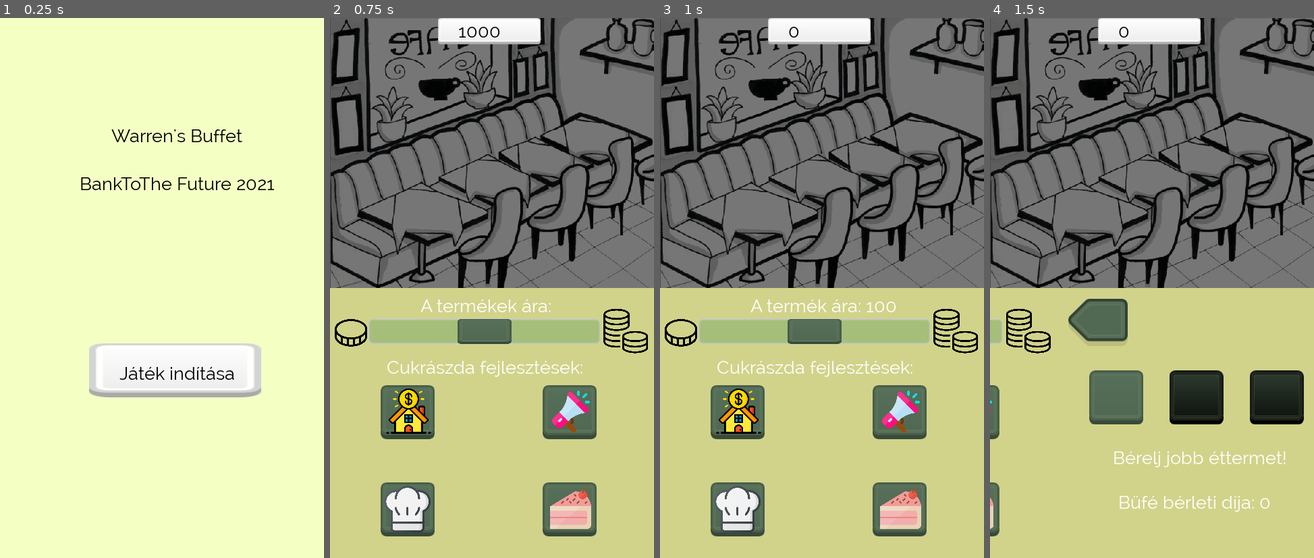
Above: before the commit, frames 1-4 (left to right).
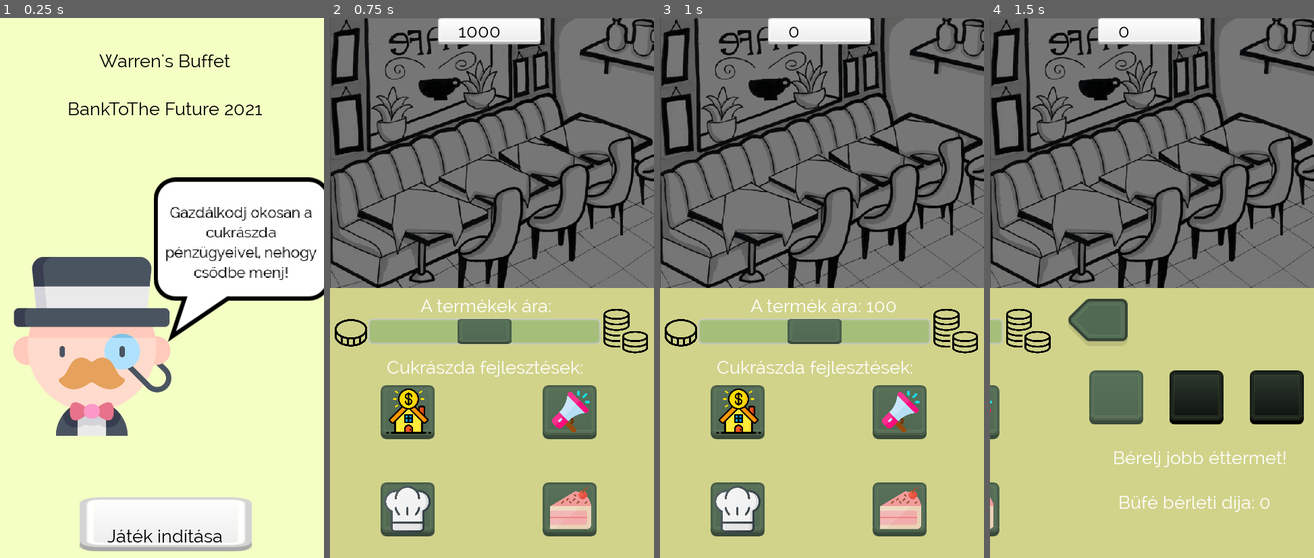
Above: after the commit, the same moments.

Repository: Balint197/BankToTheFuture2021
Game: Godot game, scene res://menu.tscn
The game is run twice, just before and just after one commit, with the same random seed, the same clock (stepped at 60 frames per second) and the same inputs.
Inputs (mouse positions are in pixels of both pictures, inside the frame that each line leads up to; where the layout moved, square brackets give the same spot in the first picture):
- Up to frame 1 (0.25 s): no input
- Up to frame 2 (0.75 s): click (495, 536) [504, 379] at 0.5 s
- Up to frame 3 (1 s): no input
- Up to frame 4 (1.5 s): click (1067, 412) at 1.25 s

The runs differ from the first frame. In frame 1, 34% of the frame differs, in the area x 3-100%, y 6-99%; in frame 2, nothing differs; in frame 3, nothing differs; in frame 4, nothing differs.

Commit message:
exe, menu

Diff:
--- a/menu.tscn
+++ b/menu.tscn
@@ -1,9 +1,16 @@
-[gd_scene load_steps=5 format=2]
+[gd_scene load_steps=9 format=2]
 
 [ext_resource path="res://assets/fonts/title.tres" type="DynamicFont" id=1]
 [ext_resource path="res://assets/buttons/whiteoff.png" type="Texture" id=2]
 [ext_resource path="res://assets/buttons/whiteon.png" type="Texture" id=3]
 [ext_resource path="res://menu.gd" type="Script" id=4]
+[ext_resource path="res://assets/characters/Kép1.png" type="Texture" id=5]
+[ext_resource path="res://assets/characters/rich-man.png" type="Texture" id=6]
+[ext_resource path="res://assets/fonts/Raleway-Regular.ttf" type="DynamicFontData" id=7]
+
+[sub_resource type="DynamicFont" id=1]
+size = 22
+font_data = ExtResource( 7 )
 
 [node name="menu" type="Control"]
 anchor_right = 1.0
@@ -21,10 +28,10 @@
 color = Color( 0.960784, 1, 0.772549, 1 )
 
 [node name="TextureButton" type="TextureButton" parent="."]
-margin_left = 164.543
-margin_top = 601.909
-margin_right = 264.543
-margin_bottom = 735.909
+margin_left = 147.725
+margin_top = 888.223
+margin_right = 247.725
+margin_bottom = 1022.22
 rect_scale = Vector2( 3.183, 1 )
 texture_normal = ExtResource( 2 )
 texture_pressed = ExtResource( 3 )
@@ -33,10 +40,10 @@
 }
 
 [node name="Label" type="Label" parent="."]
-margin_left = 139.589
-margin_top = 198.451
-margin_right = 514.589
-margin_bottom = 668.451
+margin_left = 117.726
+margin_top = 58.8623
+margin_right = 492.726
+margin_bottom = 958.862
 custom_fonts/font = ExtResource( 1 )
 custom_colors/font_color = Color( 0, 0, 0, 1 )
 text = "Warren's Buffet
@@ -49,9 +56,44 @@
 
 
 
+
+
+
+
+
+
+
+
+
+
 Játék indítása"
 align = 1
 __meta__ = {
 "_edit_use_anchors_": false
 }
+
+[node name="rich-man" type="Sprite" parent="."]
+position = Vector2( 170.913, 608.284 )
+scale = Vector2( 0.648532, 0.648532 )
+texture = ExtResource( 6 )
+
+[node name="Kép1" type="Sprite" parent="rich-man"]
+position = Vector2( 428.102, -247.654 )
+scale = Vector2( 2.0328, 2.0328 )
+texture = ExtResource( 5 )
+
+[node name="Label" type="Label" parent="rich-man/Kép1"]
+margin_left = -114.0
+margin_top = -108.0
+margin_right = 110.0
+margin_bottom = 59.0
+custom_fonts/font = SubResource( 1 )
+custom_colors/font_color = Color( 0, 0, 0, 1 )
+text = "Gazdálkodj okosan a cukrászda pénzügyeivel, nehogy csődbe menj!"
+align = 1
+valign = 1
+autowrap = true
+__meta__ = {
+"_edit_use_anchors_": false
+}
 [connection signal="button_up" from="TextureButton" to="." method="_on_TextureButton_button_up"]
Binary file added: assets/characters/Kép1.png
Not shown, added: assets/characters/Kép1.png.import
Binary file added: assets/characters/rich-man.png
Not shown, added: assets/characters/rich-man.png.import
Not shown, added: export_presets.cfg
Not shown, added: exported/export.pck
Not shown, added: web/warrensBuffet.pck
Not shown, added: windows/WarrensBuffetWindows.exe
Not shown, added: windows/WarrensBuffetWindows.pck
